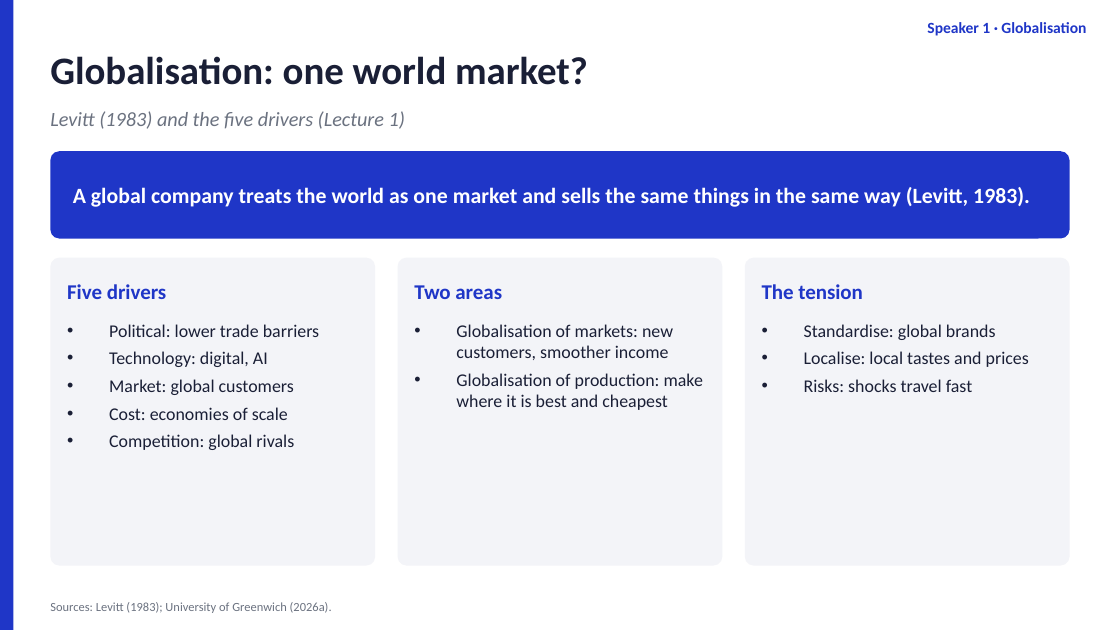
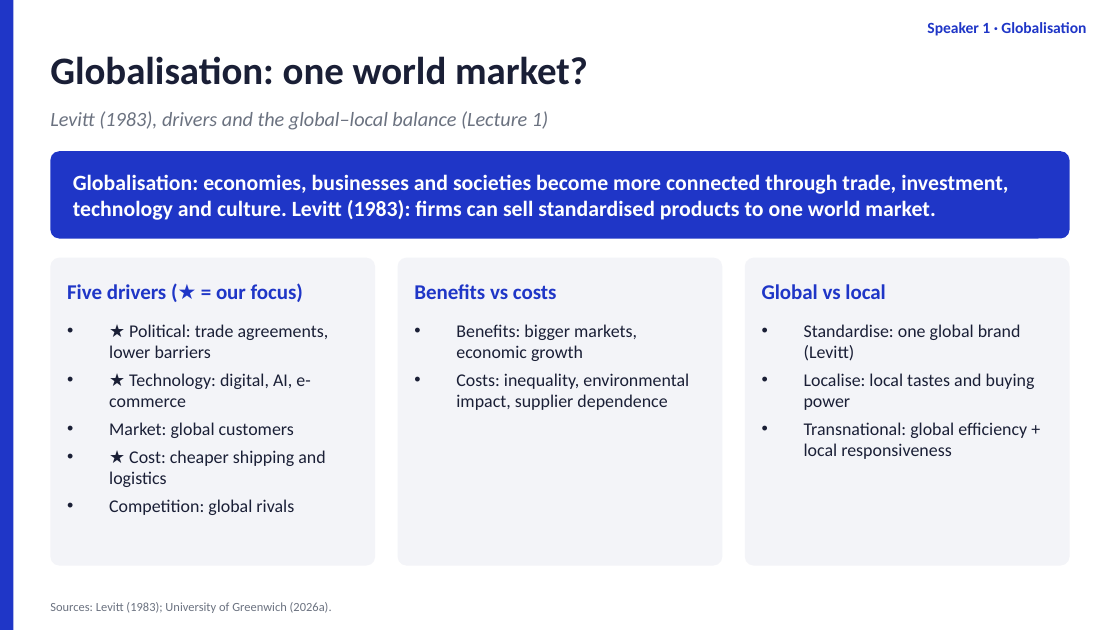
Before and after one commit to dollar3651314/mymba, a slide deck: slide 4 of content/busi1763/files/Unilever_Group_EN.pptx. Drawn at 1120x630 pixels with LibreOffice and Linux fonts; fonts in the diff are those of the drawing. Boxes give left, top, right and bottom in pixels: in the first picture for what was removed or moved away, otherwise in the second. Text is boxed around its words. In the diff, an @@ line names an element or a change of style, - is before the commit and + after.

```diff
--- a/content/busi1763/files/Unilever_Group_EN.pptx
+++ b/content/busi1763/files/Unilever_Group_EN.pptx
@@ text at box(50, 111, 548, 130): text changed @@
-Levitt (1983) and the five drivers (Lecture 1)
+Levitt (1983), drivers and the global–local balance (Lecture 1)
@@ text at box(73, 174, 1008, 220): text changed @@
-A global company treats the world as one market and sells the same things in the same way (Levitt, 1983).
+Globalisation: economies, businesses and societies become more connected through trade, investment, technology and culture. Levitt (1983): firms can sell standardised products to one world market.
@@ text at box(67, 283, 303, 302): text changed @@
-Five drivers
+Five drivers (★ = our focus)
@@ text at box(414, 284, 557, 299): text changed @@
-Two areas
+Benefits vs costs
@@ text at box(762, 284, 885, 299): text changed @@
-The tension
+Global vs local
@@ text at box(109, 324, 329, 407): text changed @@
-• Political: lower trade barriers
-• Technology: digital, AI
+• ★ Political: trade agreements, lower barriers
+• ★ Technology: digital, AI, e-commerce
@@ text at box(456, 324, 689, 410): text changed @@
-• Globalisation of markets: new customers, smoother income
-• Globalisation of production: make where it is best and cheapest
+• Benefits: bigger markets, economic growth
+• Costs: inequality, environmental impact, supplier dependence
@@ text at box(804, 324, 1035, 459): text changed @@
-• Standardise: global brands
-• Localise: local tastes and prices
-• Risks: shocks travel fast
+• Standardise: one global brand (Levitt)
+• Localise: local tastes and buying power
+• Transnational: global efficiency + local responsiveness
@@ text at box(109, 450, 325, 487): text changed @@
-• Cost: economies of scale
+• ★ Cost: cheaper shipping and logistics
```
Also in this commit, not shown: 4 other slides changed, 1 slide added, 5 other files.
